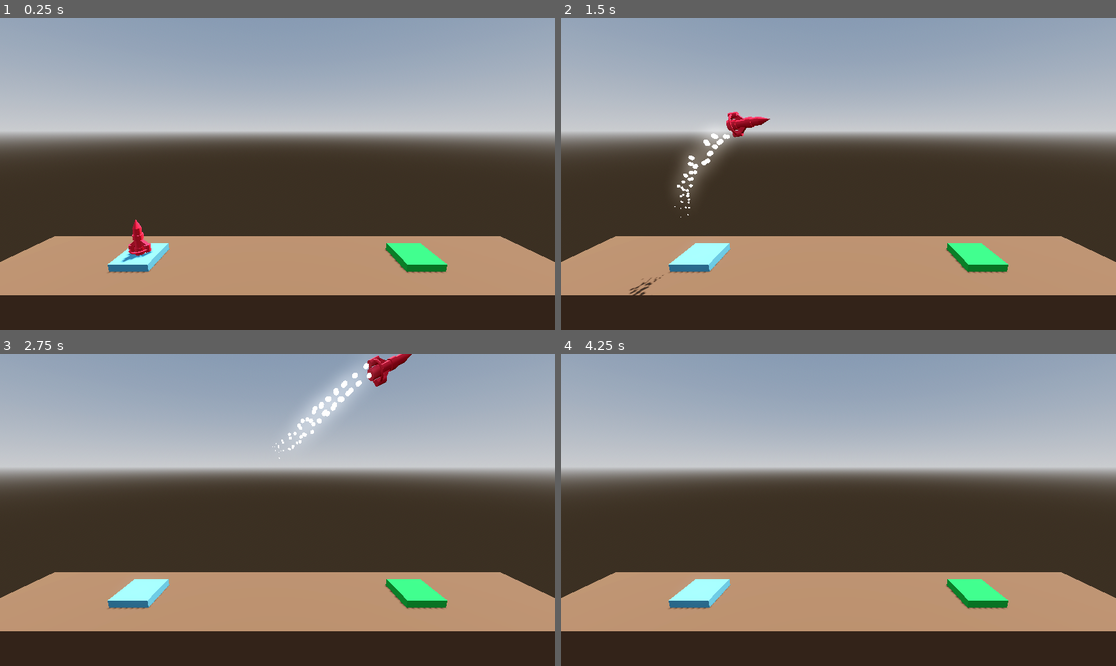
Above: before the commit, frames 1-4 (two rows, left to right).
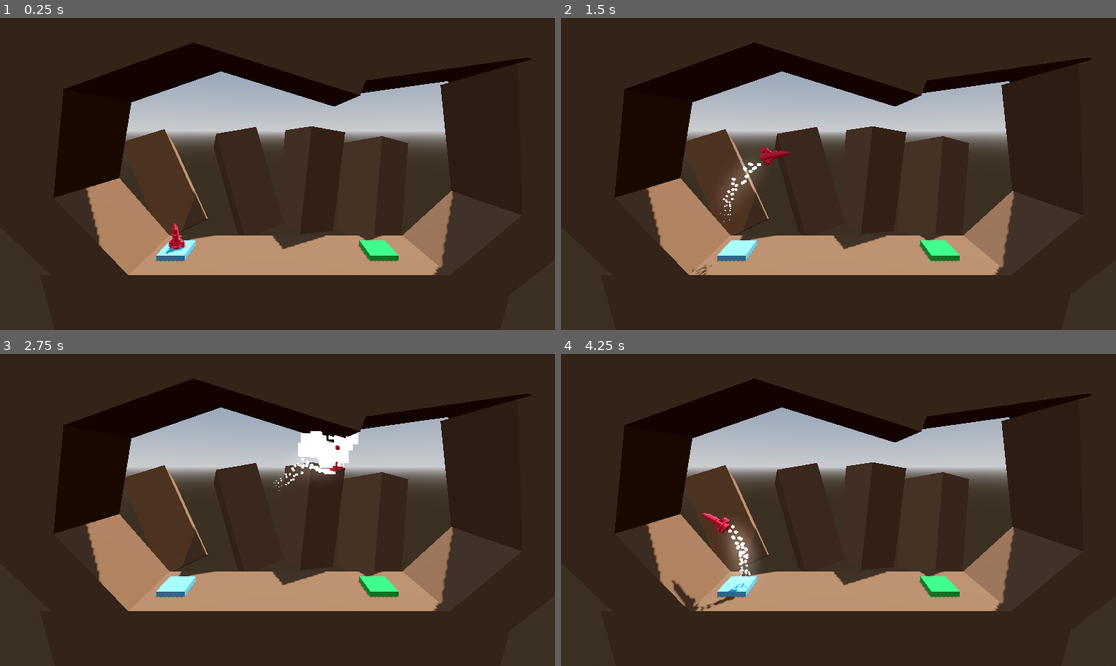
Above: after the commit, the same moments.

Repository: officer47p/Project-Boost
Game: Godot game, scene res://Level/level.tscn
Two runs of this game, one before a commit and one after it. Both use one fixed random seed, a clock stepped at 60 frames per second and the inputs below.
Inputs:
- Up to frame 1 (0.25 s): no input
- Up to frame 2 (1.5 s): tap Enter at 0.5 s; hold D (rotate_right) 0.53-1.28 s; hold Space (boost) 0.53-1.28 s; hold A (rotate_left) from 1.28 s (still down); tap Space (boost) at 1.35 s
- Up to frame 3 (2.75 s): release A (rotate_left) at 2.03 s; hold D (rotate_right) from 2.03 s (still down); hold Space (boost) from 2.03 s (still down)
- Up to frame 4 (4.25 s): release Space (boost) at 2.78 s; tap Space (boost) at 2.85 s; release D (rotate_right) at 3.53 s; hold A (rotate_left) from 3.53 s (still down); hold Space (boost) from 3.53 s (still down)

The runs differ from the first frame. In frame 1, 51% of the frame differs, in the area x 0-100%, y 0-89%; in frame 2, 53%; in frame 3, 52%; in frame 4, 52%.

Commit message:
Add some background walls to the level

Diff:
--- /dev/null
+++ b/Level/floor.tscn
@@ -0,0 +1,81 @@
+[gd_scene load_steps=2 format=3 uid="uid://dlvc6axtlwsic"]
+
+[sub_resource type="StandardMaterial3D" id="StandardMaterial3D_oi3di"]
+albedo_color = Color(0.4, 0.27058825, 0.1764706, 1)
+
+[node name="Floor" type="CSGBox3D" groups=["Hazard"]]
+use_collision = true
+size = Vector3(30, 8, 5)
+material = SubResource("StandardMaterial3D_oi3di")
+
+[node name="Floor2" type="CSGBox3D" parent="." groups=["Hazard"]]
+transform = Transform3D(0.8227893, -0.56834644, 0, 0.56834644, 0.8227893, 0, 0, 0, 1, -13.552694, 6.4814777, 0)
+use_collision = true
+size = Vector3(4, 10, 5)
+material = SubResource("StandardMaterial3D_oi3di")
+
+[node name="Floor3" type="CSGBox3D" parent="." groups=["Hazard"]]
+transform = Transform3D(0.9532223, 0.30227008, 0, -0.30227008, 0.9532223, 0, 0, 0, 1, -13.5195265, 13.960869, 0)
+use_collision = true
+size = Vector3(4, 10, 5)
+material = SubResource("StandardMaterial3D_oi3di")
+
+[node name="Floor4" type="CSGBox3D" parent="." groups=["Hazard"]]
+transform = Transform3D(-0.29944047, -0.9541149, 0, 0.9541149, -0.29944047, 0, 0, 0, 1, -7.7317038, 18.17321, 0)
+use_collision = true
+size = Vector3(4, 10, 5)
+material = SubResource("StandardMaterial3D_oi3di")
+
+[node name="Floor5" type="CSGBox3D" parent="." groups=["Hazard"]]
+transform = Transform3D(0.2805662, -0.9598348, 0, 0.9598348, 0.2805662, 0, 0, 0, 1, 0.07936764, 18.04054, 0)
+use_collision = true
+size = Vector3(4, 10, 5)
+material = SubResource("StandardMaterial3D_oi3di")
+
+[node name="Floor6" type="CSGBox3D" parent="." groups=["Hazard"]]
+transform = Transform3D(-0.13275811, -0.99114853, 0, 0.99114853, -0.13275811, 0, 0, 0, 1, 7.6250963, 17.874702, 0)
+use_collision = true
+size = Vector3(4, 10, 5)
+material = SubResource("StandardMaterial3D_oi3di")
+
+[node name="Floor7" type="CSGBox3D" parent="." groups=["Hazard"]]
+transform = Transform3D(-0.7512411, -0.6600279, 0, 0.6600279, -0.7512411, 0, 0, 0, 1, 15.27033, 5.9673777, 0)
+use_collision = true
+size = Vector3(4, 10, 5)
+material = SubResource("StandardMaterial3D_oi3di")
+
+[node name="Floor8" type="CSGBox3D" parent="." groups=["Hazard"]]
+transform = Transform3D(-0.9637703, 0.26673383, 0, -0.26673383, -0.9637703, 0, 0, 0, 1, 15.419584, 11.970791, 0)
+use_collision = true
+size = Vector3(4, 10, 5)
+material = SubResource("StandardMaterial3D_oi3di")
+
+[node name="Floor9" type="CSGBox3D" parent="." groups=["Hazard"]]
+transform = Transform3D(-0.5147538, 0.8573381, 0, -0.8573381, -0.5147538, 0, 0, 0, 1, 13.081239, 18.587814, 0)
+use_collision = true
+size = Vector3(4, 10, 5)
+material = SubResource("StandardMaterial3D_oi3di")
+
+[node name="Floor10" type="CSGBox3D" parent="." groups=["Hazard"]]
+transform = Transform3D(-0.8580775, 0.43389064, 0.2746667, -0.31559458, -0.8675143, 0.38447207, 0.4050962, 0.24322352, 0.88132817, -11.613596, 7.1583858, -7.426903)
+use_collision = true
+size = Vector3(4, 10, 5)
+material = SubResource("StandardMaterial3D_oi3di")
+
+[node name="Floor11" type="CSGBox3D" parent="." groups=["Hazard"]]
+transform = Transform3D(-0.89938563, 0.2792679, 0.33632556, -0.16432425, -0.9288981, 0.33188215, 0.4050963, 0.24322353, 0.8813283, -3.3828945, 7.5011454, -7.426903)
+use_collision = true
+size = Vector3(4, 10, 5)
+material = SubResource("StandardMaterial3D_oi3di")
+
+[node name="Floor12" type="CSGBox3D" parent="." groups=["Hazard"]]
+transform = Transform3D(-0.89442784, -0.09433058, 0.43715018, 0.18946156, -0.9653723, 0.17933296, 0.40509626, 0.24322352, 0.8813282, 9.993605, 6.7802353, -7.426903)
+use_collision = true
+size = Vector3(4, 10, 5)
+material = SubResource("StandardMaterial3D_oi3di")
+
+[node name="Floor13" type="CSGBox3D" parent="." groups=["Hazard"]]
+transform = Transform3D(-0.89442784, -0.09433057, 0.43715018, 0.13597666, -0.98858434, 0.064891785, 0.4260388, 0.11748322, 0.8970445, 3.2763762, 7.9376683, -7.426903)
+use_collision = true
+size = Vector3(4, 10, 5)
+material = SubResource("StandardMaterial3D_oi3di")
--- a/Level/level.tscn
+++ b/Level/level.tscn
@@ -2,6 +2,7 @@
 
 [ext_resource type="PackedScene" uid="uid://b4ebypukt371f" path="res://player.tscn" id="1_o6mkr"]
 [ext_resource type="Script" uid="uid://csi27su1qbu5e" path="res://Level/landing_pad.gd" id="1_qmtf6"]
+[ext_resource type="PackedScene" uid="uid://dlvc6axtlwsic" path="res://Level/floor.tscn" id="1_uawph"]
 
 [sub_resource type="ProceduralSkyMaterial" id="ProceduralSkyMaterial_5xgho"]
 sky_horizon_color = Color(0.66224277, 0.6717428, 0.6867428, 1)
@@ -15,9 +16,6 @@
 sky = SubResource("Sky_u52ul")
 tonemap_mode = 2
 glow_enabled = true
-
-[sub_resource type="StandardMaterial3D" id="StandardMaterial3D_oi3di"]
-albedo_color = Color(0.4, 0.27058825, 0.1764706, 1)
 
 [sub_resource type="StandardMaterial3D" id="StandardMaterial3D_0b4ue"]
 albedo_color = Color(0.3372549, 0.6627451, 0.7882353, 1)
@@ -34,11 +32,8 @@
 transform = Transform3D(-0.8660254, -0.43301278, 0.25, 0, 0.49999997, 0.86602545, -0.50000006, 0.75, -0.43301266, 0, 0, 0)
 shadow_enabled = true
 
-[node name="Floor" type="CSGBox3D" parent="." groups=["Hazard"]]
+[node name="Floor" parent="." instance=ExtResource("1_uawph")]
 transform = Transform3D(1, 0, 0, 0, 1, 0, 0, 0, 1, 0, -4, 0)
-use_collision = true
-size = Vector3(30, 8, 5)
-material = SubResource("StandardMaterial3D_oi3di")
 
 [node name="LauchPad" type="CSGBox3D" parent="."]
 transform = Transform3D(1, 0, 0, 0, 1, 0, 0, 0, 1, -7.5, 0.2, 0)
@@ -55,7 +50,7 @@
 file_path = "uid://c1lawltcsv4vi"
 
 [node name="Camera3D" type="Camera3D" parent="."]
-transform = Transform3D(1, 0, 0, 0, 0.9781476, 0.2079117, 0, -0.2079117, 0.9781476, 0, 6.94, 10)
+transform = Transform3D(1, 0, 0, 0, 0.9781476, 0.2079117, 0, -0.2079117, 0.9781476, 0, 8.92, 13.71)
 
 [node name="Player" parent="." instance=ExtResource("1_o6mkr")]
 transform = Transform3D(1, 0, 0, 0, 1, 0, 0, 0, 1, -7.5, 1.5, 0)
--- a/Level/level_2.tscn
+++ b/Level/level_2.tscn
@@ -2,6 +2,7 @@
 
 [ext_resource type="Script" uid="uid://csi27su1qbu5e" path="res://Level/landing_pad.gd" id="1_rjurc"]
 [ext_resource type="PackedScene" uid="uid://b4ebypukt371f" path="res://player.tscn" id="2_mpmgm"]
+[ext_resource type="PackedScene" uid="uid://dlvc6axtlwsic" path="res://Level/floor.tscn" id="3_mpmgm"]
 
 [sub_resource type="ProceduralSkyMaterial" id="ProceduralSkyMaterial_5xgho"]
 sky_horizon_color = Color(0.66224277, 0.6717428, 0.6867428, 1)
@@ -15,9 +16,6 @@
 sky = SubResource("Sky_u52ul")
 tonemap_mode = 2
 glow_enabled = true
-
-[sub_resource type="StandardMaterial3D" id="StandardMaterial3D_oi3di"]
-albedo_color = Color(0.4, 0.27058825, 0.1764706, 1)
 
 [sub_resource type="StandardMaterial3D" id="StandardMaterial3D_rjurc"]
 albedo_color = Color(0.89411765, 0.5058824, 0.88235295, 1)
@@ -36,12 +34,6 @@
 [node name="DirectionalLight3D" type="DirectionalLight3D" parent="."]
 transform = Transform3D(-0.8660254, -0.43301278, 0.25, 0, 0.49999997, 0.86602545, -0.50000006, 0.75, -0.43301266, 0, 0, 0)
 shadow_enabled = true
-
-[node name="Floor" type="CSGBox3D" parent="." groups=["Hazard"]]
-transform = Transform3D(1, 0, 0, 0, 1, 0, 0, 0, 1, 0, -4, 0)
-use_collision = true
-size = Vector3(30, 8, 5)
-material = SubResource("StandardMaterial3D_oi3di")
 
 [node name="Obstacle" type="CSGBox3D" parent="." groups=["Hazard"]]
 transform = Transform3D(1, 0, 0, 0, 1, 0, 0, 0, 1, 0, 1.6703906, 0)
@@ -68,3 +60,6 @@
 
 [node name="Player" parent="." instance=ExtResource("2_mpmgm")]
 transform = Transform3D(1, 0, 0, 0, 1, 0, 0, 0, 1, -7.5, 1.5, 0)
+
+[node name="Floor" parent="." instance=ExtResource("3_mpmgm")]
+transform = Transform3D(1, 0, 0, 0, 1, 0, 0, 0, 1, 0, -4, 0)
